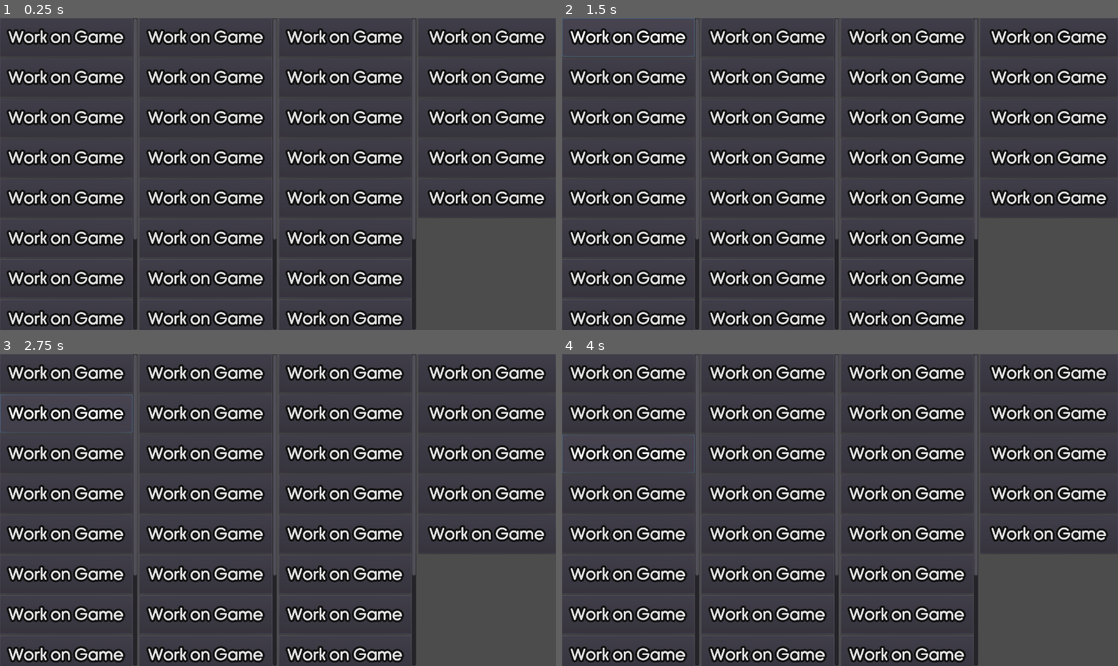
Above: before the commit, frames 1-4 (two rows, left to right).
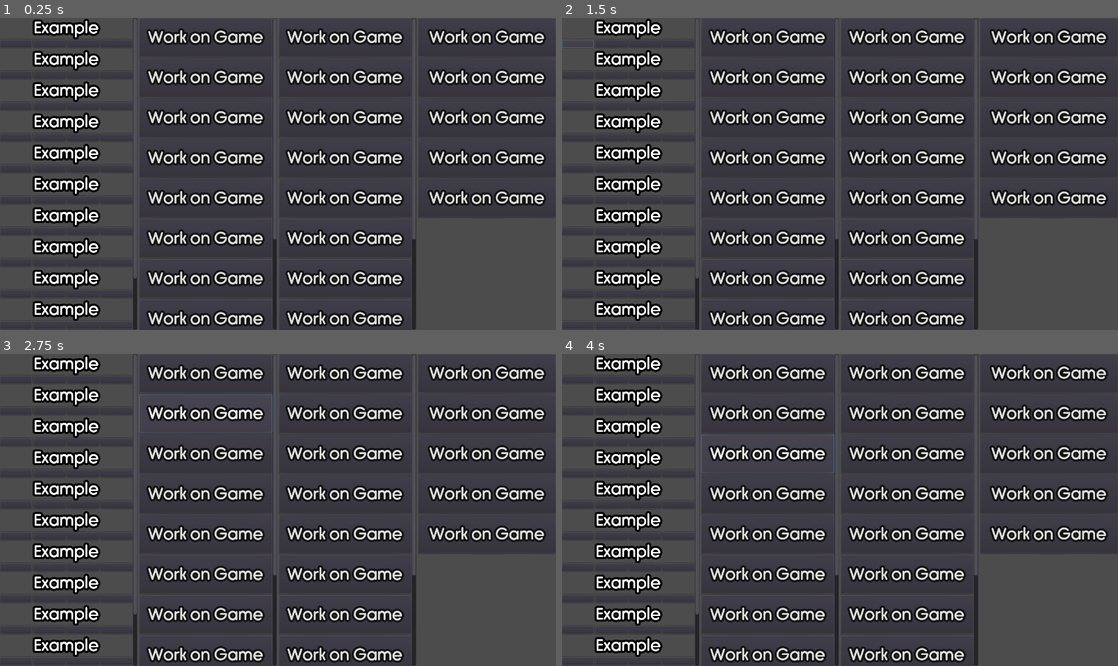
Above: after the commit, the same moments.

Repository: Tzeryushi/Daily-Driving
Game: Godot game, scene res://MainBlock.tscn
Same seed, same stepped clock (60 frames per second), same inputs: the game is played once before the commit and once after it.
Inputs (mouse positions are in pixels of both pictures, inside the frame that each line leads up to):
- Up to frame 1 (0.25 s): no input
- Up to frame 2 (1.5 s): click "Work on Game" at 0.5 s; click (578, 42) at 1.27 s
- Up to frame 3 (2.75 s): click "Work on Game" at 2 s
- Up to frame 4 (4 s): click (612, 378) at 2.77 s; click "Work on Game" at 3.5 s

The runs differ from the first frame. In frame 1, 9.9% of the frame differs, in the area x 0-25%, y 0-99%; in frame 2, 10%; in frame 3, 10%, in the area x 0-49%, y 0-99%; in frame 4, 10%.

Commit message:
Set up element template

Diff:
--- /dev/null
+++ b/Element.tscn
@@ -0,0 +1,51 @@
+[gd_scene load_steps=2 format=2]
+
+[ext_resource path="res://ElementScor.tres" type="Theme" id=1]
+
+[node name="Control" type="VBoxContainer"]
+anchor_right = 1.0
+anchor_bottom = 1.0
+margin_right = -1096.0
+margin_bottom = -671.0
+size_flags_horizontal = 3
+size_flags_vertical = 3
+
+[node name="Label" type="Label" parent="."]
+margin_right = 270.0
+margin_bottom = 49.0
+size_flags_horizontal = 3
+size_flags_vertical = 6
+theme = ExtResource( 1 )
+text = "Example"
+align = 1
+valign = 1
+
+[node name="HBoxContainer" type="HBoxContainer" parent="."]
+margin_top = 53.0
+margin_right = 270.0
+margin_bottom = 97.0
+size_flags_horizontal = 3
+size_flags_vertical = 3
+
+[node name="Button" type="Button" parent="HBoxContainer"]
+margin_right = 64.0
+margin_bottom = 44.0
+size_flags_horizontal = 3
+
+[node name="Button2" type="Button" parent="HBoxContainer"]
+margin_left = 68.0
+margin_right = 133.0
+margin_bottom = 44.0
+size_flags_horizontal = 3
+
+[node name="Button3" type="Button" parent="HBoxContainer"]
+margin_left = 137.0
+margin_right = 201.0
+margin_bottom = 44.0
+size_flags_horizontal = 3
+
+[node name="Button4" type="Button" parent="HBoxContainer"]
+margin_left = 205.0
+margin_right = 270.0
+margin_bottom = 44.0
+size_flags_horizontal = 3
--- /dev/null
+++ b/ElementScor.tres
@@ -0,0 +1,23 @@
+[gd_resource type="Theme" load_steps=4 format=2]
+
+[ext_resource path="res://rimouski sb.otf" type="DynamicFontData" id=1]
+
+[sub_resource type="DynamicFont" id=1]
+size = 40
+outline_size = 5
+outline_color = Color( 0.0784314, 0.0784314, 0.0784314, 1 )
+use_mipmaps = true
+use_filter = true
+extra_spacing_top = 20
+extra_spacing_bottom = 20
+font_data = ExtResource( 1 )
+
+[sub_resource type="DynamicFont" id=2]
+size = 40
+outline_size = 5
+outline_color = Color( 0, 0, 0, 1 )
+font_data = ExtResource( 1 )
+
+[resource]
+Button/fonts/font = SubResource( 1 )
+Label/fonts/font = SubResource( 2 )
--- a/MainBlock.tscn
+++ b/MainBlock.tscn
@@ -1,19 +1,7 @@
-[gd_scene load_steps=4 format=2]
-
-[ext_resource path="res://rimouski sb.otf" type="DynamicFontData" id=1]
-
-[sub_resource type="DynamicFont" id=1]
-size = 40
-outline_size = 5
-outline_color = Color( 0.0784314, 0.0784314, 0.0784314, 1 )
-use_mipmaps = true
-use_filter = true
-extra_spacing_top = 20
-extra_spacing_bottom = 20
-font_data = ExtResource( 1 )
-
-[sub_resource type="Theme" id=2]
-Button/fonts/font = SubResource( 1 )
+[gd_scene load_steps=3 format=2]
+
+[ext_resource path="res://ElementScor.tres" type="Theme" id=1]
+[ext_resource path="res://Element.tscn" type="PackedScene" id=2]
 
 [node name="Control" type="Control"]
 anchor_right = 1.0
@@ -31,96 +19,92 @@
 
 [node name="VBoxContainer" type="VBoxContainer" parent="HBoxContainer/Pool"]
 margin_right = 326.0
-margin_bottom = 1085.0
-size_flags_horizontal = 3
-size_flags_vertical = 3
-
-[node name="Button" type="Button" parent="HBoxContainer/Pool/VBoxContainer"]
-margin_right = 326.0
-margin_bottom = 95.0
-mouse_filter = 1
-theme = SubResource( 2 )
-text = "Work on Game"
-
-[node name="Button2" type="Button" parent="HBoxContainer/Pool/VBoxContainer"]
-margin_top = 99.0
-margin_right = 326.0
-margin_bottom = 194.0
-mouse_filter = 1
-theme = SubResource( 2 )
-text = "Work on Game"
-
-[node name="Button3" type="Button" parent="HBoxContainer/Pool/VBoxContainer"]
-margin_top = 198.0
-margin_right = 326.0
-margin_bottom = 293.0
-mouse_filter = 1
-theme = SubResource( 2 )
-text = "Work on Game"
-
-[node name="Button4" type="Button" parent="HBoxContainer/Pool/VBoxContainer"]
-margin_top = 297.0
-margin_right = 326.0
-margin_bottom = 392.0
-mouse_filter = 1
-theme = SubResource( 2 )
-text = "Work on Game"
-
-[node name="Button5" type="Button" parent="HBoxContainer/Pool/VBoxContainer"]
-margin_top = 396.0
-margin_right = 326.0
-margin_bottom = 491.0
-mouse_filter = 1
-theme = SubResource( 2 )
-text = "Work on Game"
-
-[node name="Button6" type="Button" parent="HBoxContainer/Pool/VBoxContainer"]
-margin_top = 495.0
-margin_right = 326.0
-margin_bottom = 590.0
-mouse_filter = 1
-theme = SubResource( 2 )
-text = "Work on Game"
-
-[node name="Button7" type="Button" parent="HBoxContainer/Pool/VBoxContainer"]
-margin_top = 594.0
+margin_bottom = 920.0
+size_flags_horizontal = 3
+size_flags_vertical = 3
+
+[node name="Control" parent="HBoxContainer/Pool/VBoxContainer" instance=ExtResource( 2 )]
+anchor_right = 0.0
+anchor_bottom = 0.0
+margin_right = 326.0
+margin_bottom = 73.0
+
+[node name="Control2" parent="HBoxContainer/Pool/VBoxContainer" instance=ExtResource( 2 )]
+anchor_right = 0.0
+anchor_bottom = 0.0
+margin_top = 77.0
+margin_right = 326.0
+margin_bottom = 150.0
+
+[node name="Control3" parent="HBoxContainer/Pool/VBoxContainer" instance=ExtResource( 2 )]
+anchor_right = 0.0
+anchor_bottom = 0.0
+margin_top = 154.0
+margin_right = 326.0
+margin_bottom = 227.0
+
+[node name="Control4" parent="HBoxContainer/Pool/VBoxContainer" instance=ExtResource( 2 )]
+anchor_right = 0.0
+anchor_bottom = 0.0
+margin_top = 231.0
+margin_right = 326.0
+margin_bottom = 304.0
+
+[node name="Control5" parent="HBoxContainer/Pool/VBoxContainer" instance=ExtResource( 2 )]
+anchor_right = 0.0
+anchor_bottom = 0.0
+margin_top = 308.0
+margin_right = 326.0
+margin_bottom = 381.0
+
+[node name="Control6" parent="HBoxContainer/Pool/VBoxContainer" instance=ExtResource( 2 )]
+anchor_right = 0.0
+anchor_bottom = 0.0
+margin_top = 385.0
+margin_right = 326.0
+margin_bottom = 458.0
+
+[node name="Control7" parent="HBoxContainer/Pool/VBoxContainer" instance=ExtResource( 2 )]
+anchor_right = 0.0
+anchor_bottom = 0.0
+margin_top = 462.0
+margin_right = 326.0
+margin_bottom = 535.0
+
+[node name="Control8" parent="HBoxContainer/Pool/VBoxContainer" instance=ExtResource( 2 )]
+anchor_right = 0.0
+anchor_bottom = 0.0
+margin_top = 539.0
+margin_right = 326.0
+margin_bottom = 612.0
+
+[node name="Control9" parent="HBoxContainer/Pool/VBoxContainer" instance=ExtResource( 2 )]
+anchor_right = 0.0
+anchor_bottom = 0.0
+margin_top = 616.0
 margin_right = 326.0
 margin_bottom = 689.0
-mouse_filter = 1
-theme = SubResource( 2 )
-text = "Work on Game"
-
-[node name="Button8" type="Button" parent="HBoxContainer/Pool/VBoxContainer"]
+
+[node name="Control10" parent="HBoxContainer/Pool/VBoxContainer" instance=ExtResource( 2 )]
+anchor_right = 0.0
+anchor_bottom = 0.0
 margin_top = 693.0
 margin_right = 326.0
-margin_bottom = 788.0
-mouse_filter = 1
-theme = SubResource( 2 )
-text = "Work on Game"
-
-[node name="Button9" type="Button" parent="HBoxContainer/Pool/VBoxContainer"]
-margin_top = 792.0
-margin_right = 326.0
-margin_bottom = 887.0
-mouse_filter = 1
-theme = SubResource( 2 )
-text = "Work on Game"
-
-[node name="Button10" type="Button" parent="HBoxContainer/Pool/VBoxContainer"]
-margin_top = 891.0
-margin_right = 326.0
-margin_bottom = 986.0
-mouse_filter = 1
-theme = SubResource( 2 )
-text = "Work on Game"
-
-[node name="Button11" type="Button" parent="HBoxContainer/Pool/VBoxContainer"]
-margin_top = 990.0
-margin_right = 326.0
-margin_bottom = 1085.0
-mouse_filter = 1
-theme = SubResource( 2 )
-text = "Work on Game"
+margin_bottom = 766.0
+
+[node name="Control11" parent="HBoxContainer/Pool/VBoxContainer" instance=ExtResource( 2 )]
+anchor_right = 0.0
+anchor_bottom = 0.0
+margin_top = 770.0
+margin_right = 326.0
+margin_bottom = 843.0
+
+[node name="Control12" parent="HBoxContainer/Pool/VBoxContainer" instance=ExtResource( 2 )]
+anchor_right = 0.0
+anchor_bottom = 0.0
+margin_top = 847.0
+margin_right = 326.0
+margin_bottom = 920.0
 
 [node name="DailyTasks" type="ScrollContainer" parent="HBoxContainer"]
 margin_left = 342.0
@@ -139,7 +123,7 @@
 margin_right = 327.0
 margin_bottom = 95.0
 mouse_filter = 1
-theme = SubResource( 2 )
+theme = ExtResource( 1 )
 text = "Work on Game"
 
 [node name="Button2" type="Button" parent="HBoxContainer/DailyTasks/VBoxContainer"]
@@ -147,7 +131,7 @@
 margin_right = 327.0
 margin_bottom = 194.0
 mouse_filter = 1
-theme = SubResource( 2 )
+theme = ExtResource( 1 )
 text = "Work on Game"
 
 [node name="Button3" type="Button" parent="HBoxContainer/DailyTasks/VBoxContainer"]
@@ -155,7 +139,7 @@
 margin_right = 327.0
 margin_bottom = 293.0
 mouse_filter = 1
-theme = SubResource( 2 )
+theme = ExtResource( 1 )
 text = "Work on Game"
 
 [node name="Button4" type="Button" parent="HBoxContainer/DailyTasks/VBoxContainer"]
@@ -163,7 +147,7 @@
 margin_right = 327.0
 margin_bottom = 392.0
 mouse_filter = 1
-theme = SubResource( 2 )
+theme = ExtResource( 1 )
 text = "Work on Game"
 
 [node name="Button5" type="Button" parent="HBoxContainer/DailyTasks/VBoxContainer"]
@@ -171,7 +155,7 @@
 margin_right = 327.0
 margin_bottom = 491.0
 mouse_filter = 1
-theme = SubResource( 2 )
+theme = ExtResource( 1 )
 text = "Work on Game"
 
 [node name="Button6" type="Button" parent="HBoxContainer/DailyTasks/VBoxContainer"]
@@ -179,7 +163,7 @@
 margin_right = 327.0
 margin_bottom = 590.0
 mouse_filter = 1
-theme = SubResource( 2 )
+theme = ExtResource( 1 )
 text = "Work on Game"
 
 [node name="Button7" type="Button" parent="HBoxContainer/DailyTasks/VBoxContainer"]
@@ -187,7 +171,7 @@
 margin_right = 327.0
 margin_bottom = 689.0
 mouse_filter = 1
-theme = SubResource( 2 )
+theme = ExtResource( 1 )
 text = "Work on Game"
 
 [node name="Button8" type="Button" parent="HBoxContainer/DailyTasks/VBoxContainer"]
@@ -195,7 +179,7 @@
 margin_right = 327.0
 margin_bottom = 788.0
 mouse_filter = 1
-theme = SubResource( 2 )
+theme = ExtResource( 1 )
 text = "Work on Game"
 
 [node name="Button9" type="Button" parent="HBoxContainer/DailyTasks/VBoxContainer"]
@@ -203,7 +187,7 @@
 margin_right = 327.0
 margin_bottom = 887.0
 mouse_filter = 1
-theme = SubResource( 2 )
+theme = ExtResource( 1 )
 text = "Work on Game"
 
 [node name="Button10" type="Button" parent="HBoxContainer/DailyTasks/VBoxContainer"]
@@ -211,7 +195,7 @@
 margin_right = 327.0
 margin_bottom = 986.0
 mouse_filter = 1
-theme = SubResource( 2 )
+theme = ExtResource( 1 )
 text = "Work on Game"
 
 [node name="Button11" type="Button" parent="HBoxContainer/DailyTasks/VBoxContainer"]
@@ -219,7 +203,7 @@
 margin_right = 327.0
 margin_bottom = 1085.0
 mouse_filter = 1
-theme = SubResource( 2 )
+theme = ExtResource( 1 )
 text = "Work on Game"
 
 [node name="PoppedTasks" type="ScrollContainer" parent="HBoxContainer"]
@@ -239,7 +223,7 @@
 margin_right = 326.0
 margin_bottom = 95.0
 mouse_filter = 1
-theme = SubResource( 2 )
+theme = ExtResource( 1 )
 text = "Work on Game"
 
 [node name="Button2" type="Button" parent="HBoxContainer/PoppedTasks/VBoxContainer"]
@@ -247,7 +231,7 @@
 margin_right = 326.0
 margin_bottom = 194.0
 mouse_filter = 1
-theme = SubResource( 2 )
+theme = ExtResource( 1 )
 text = "Work on Game"
 
 [node name="Button3" type="Button" parent="HBoxContainer/PoppedTasks/VBoxContainer"]
@@ -255,7 +239,7 @@
 margin_right = 326.0
 margin_bottom = 293.0
 mouse_filter = 1
-theme = SubResource( 2 )
+theme = ExtResource( 1 )
 text = "Work on Game"
 
 [node name="Button4" type="Button" parent="HBoxContainer/PoppedTasks/VBoxContainer"]
@@ -263,7 +247,7 @@
 margin_right = 326.0
 margin_bottom = 392.0
 mouse_filter = 1
-theme = SubResource( 2 )
+theme = ExtResource( 1 )
 text = "Work on Game"
 
 [node name="Button5" type="Button" parent="HBoxContainer/PoppedTasks/VBoxContainer"]
@@ -271,7 +255,7 @@
 margin_right = 326.0
 margin_bottom = 491.0
 mouse_filter = 1
-theme = SubResource( 2 )
+theme = ExtResource( 1 )
 text = "Work on Game"
 
 [node name="Button6" type="Button" parent="HBoxContainer/PoppedTasks/VBoxContainer"]
@@ -279,7 +263,7 @@
 margin_right = 326.0
 margin_bottom = 590.0
 mouse_filter = 1
-theme = SubResource( 2 )
+theme = ExtResource( 1 )
 text = "Work on Game"
 
 [node name="Button7" type="Button" parent="HBoxContainer/PoppedTasks/VBoxContainer"]
@@ -287,7 +271,7 @@
 margin_right = 326.0
 margin_bottom = 689.0
 mouse_filter = 1
-theme = SubResource( 2 )
+theme = ExtResource( 1 )
 text = "Work on Game"
 
 [node name="Button8" type="Button" parent="HBoxContainer/PoppedTasks/VBoxContainer"]
@@ -295,7 +279,7 @@
 margin_right = 326.0
 margin_bottom = 788.0
 mouse_filter = 1
-theme = SubResource( 2 )
+theme = ExtResource( 1 )
 text = "Work on Game"
 
 [node name="Button9" type="Button" parent="HBoxContainer/PoppedTasks/VBoxContainer"]
@@ -303,7 +287,7 @@
 margin_right = 326.0
 margin_bottom = 887.0
 mouse_filter = 1
-theme = SubResource( 2 )
+theme = ExtResource( 1 )
 text = "Work on Game"
 
 [node name="Button10" type="Button" parent="HBoxContainer/PoppedTasks/VBoxContainer"]
@@ -311,7 +295,7 @@
 margin_right = 326.0
 margin_bottom = 986.0
 mouse_filter = 1
-theme = SubResource( 2 )
+theme = ExtResource( 1 )
 text = "Work on Game"
 
 [node name="Button11" type="Button" parent="HBoxContainer/PoppedTasks/VBoxContainer"]
@@ -319,7 +303,7 @@
 margin_right = 326.0
 margin_bottom = 1085.0
 mouse_filter = 1
-theme = SubResource( 2 )
+theme = ExtResource( 1 )
 text = "Work on Game"
 
 [node name="Calendar" type="ScrollContainer" parent="HBoxContainer"]
@@ -339,7 +323,7 @@
 margin_right = 339.0
 margin_bottom = 95.0
 mouse_filter = 1
-theme = SubResource( 2 )
+theme = ExtResource( 1 )
 text = "Work on Game"
 
 [node name="Button2" type="Button" parent="HBoxContainer/Calendar/VBoxContainer"]
@@ -347,7 +331,7 @@
 margin_right = 339.0
 margin_bottom = 194.0
 mouse_filter = 1
-theme = SubResource( 2 )
+theme = ExtResource( 1 )
 text = "Work on Game"
 
 [node name="Button3" type="Button" parent="HBoxContainer/Calendar/VBoxContainer"]
@@ -355,7 +339,7 @@
 margin_right = 339.0
 margin_bottom = 293.0
 mouse_filter = 1
-theme = SubResource( 2 )
+theme = ExtResource( 1 )
 text = "Work on Game"
 
 [node name="Button4" type="Button" parent="HBoxContainer/Calendar/VBoxContainer"]
@@ -363,7 +347,7 @@
 margin_right = 339.0
 margin_bottom = 392.0
 mouse_filter = 1
-theme = SubResource( 2 )
+theme = ExtResource( 1 )
 text = "Work on Game"
 
 [node name="Button5" type="Button" parent="HBoxContainer/Calendar/VBoxContainer"]
@@ -371,5 +355,5 @@
 margin_right = 339.0
 margin_bottom = 491.0
 mouse_filter = 1
-theme = SubResource( 2 )
-text = "Work on Game"
+theme = ExtResource( 1 )
+text = "Work on Game"
